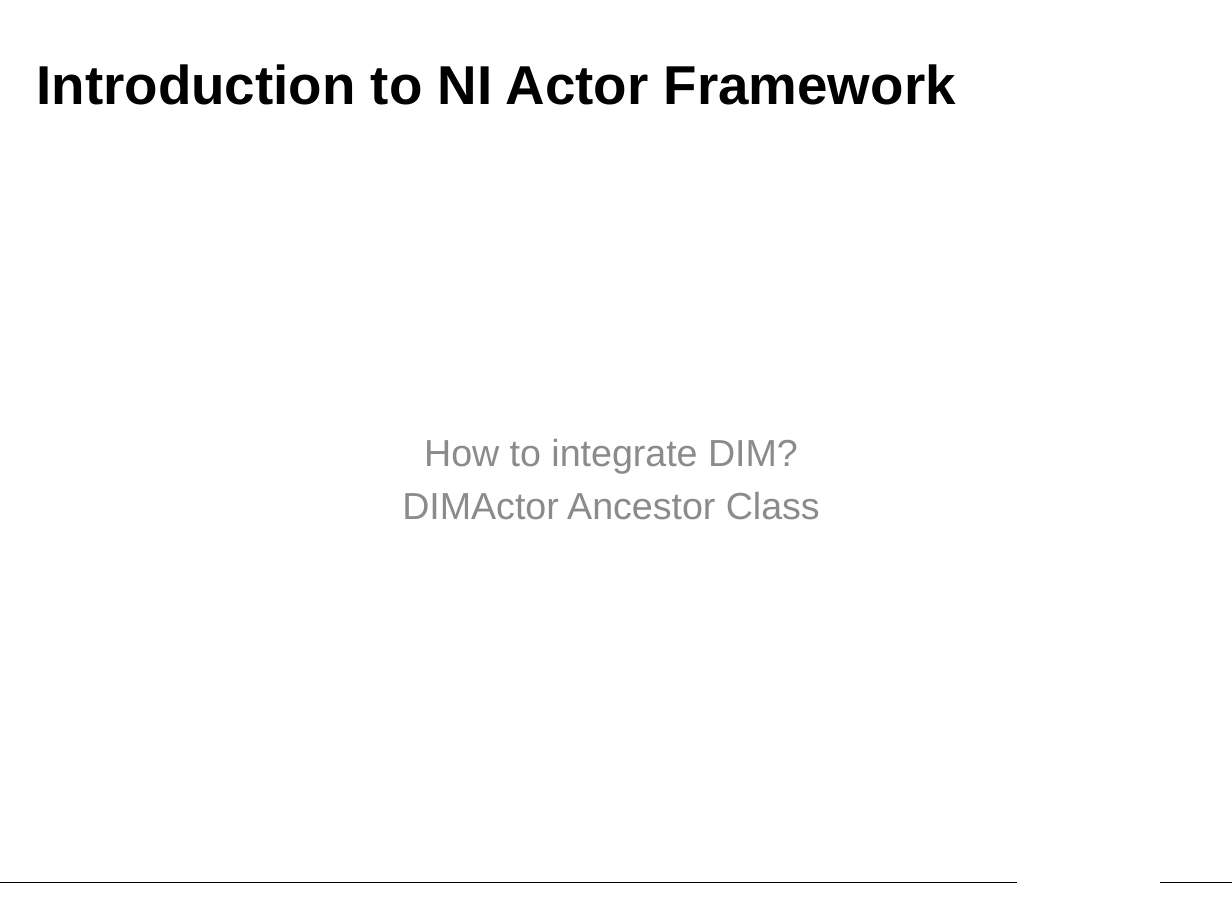
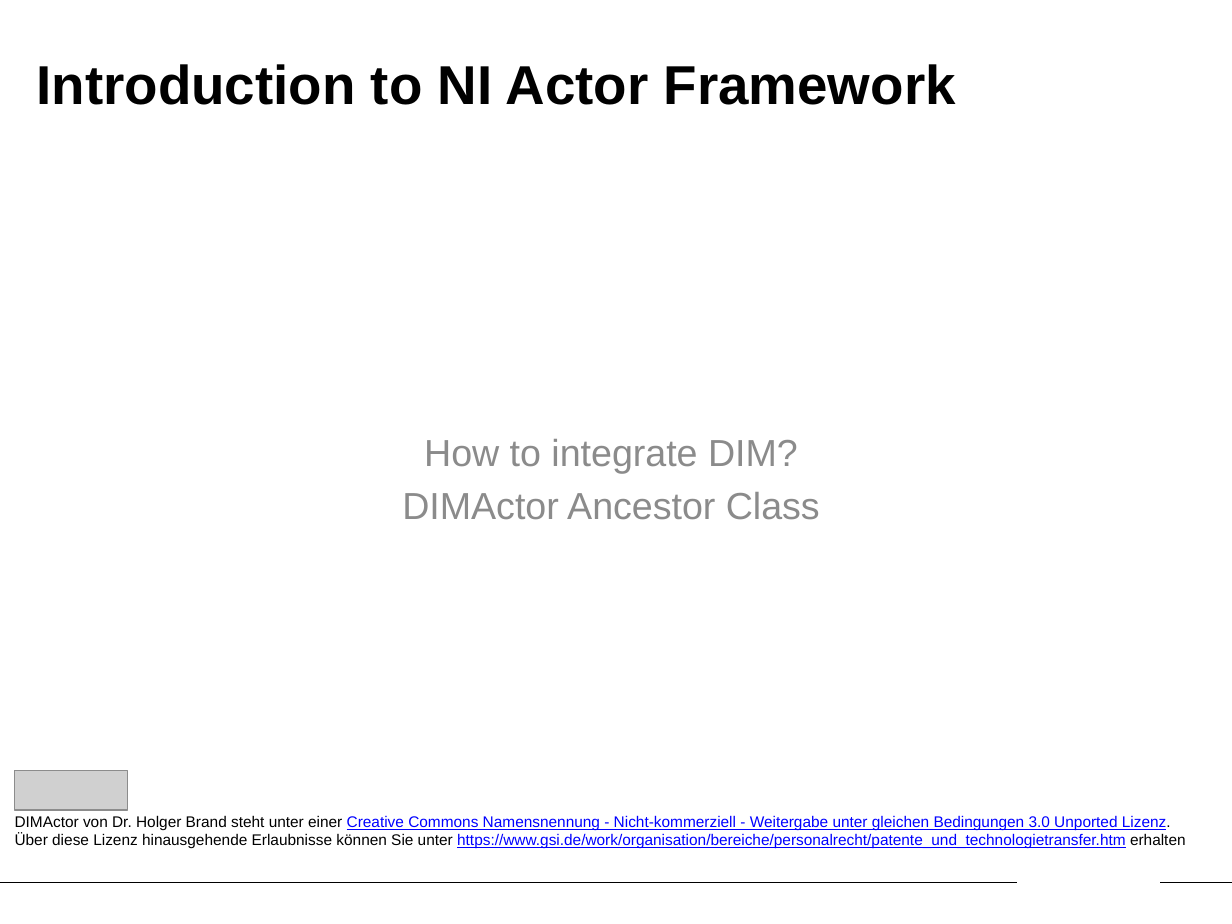
Before and after one commit to HB-GSI/DIMActor, a slide deck: slide 1 of Documentation/NI Actor Framework -DIMActor.pptx. Drawn at 1232x924 pixels with LibreOffice and Linux fonts; fonts in the diff are those of the drawing; grey boxes stand for pictures; background and template pictures are left out. Boxes give left, top, right and bottom in pixels: in the first picture for what was removed or moved away, otherwise in the second. Text is boxed around its words. In the diff, an @@ line names an element or a change of style, - is before the commit and + after.

Commit message:
Add CC and link to Linked Network Actor.

```diff
--- a/Documentation/NI Actor Framework -DIMActor.pptx
+++ b/Documentation/NI Actor Framework -DIMActor.pptx
@@ picture added at bbox=[15, 770, 128, 809] @@
@@ text added at bbox=[15, 815, 1186, 849], 9 pt, text #0000FF, underline @@
+DIMActor von Dr. Holger Brand steht unter einer Creative Commons Namensnennung - Nicht-kommerziell - Weitergabe unter gleichen Bedingungen 3.0 Unported Lizenz.
+Über diese Lizenz hinausgehende Erlaubnisse können Sie unter https://www.gsi.de/work/organisation/bereiche/personalrecht/patente_und_technologietransfer.htm erhalten
```
Also in this commit, not shown: 18 other slides changed.
